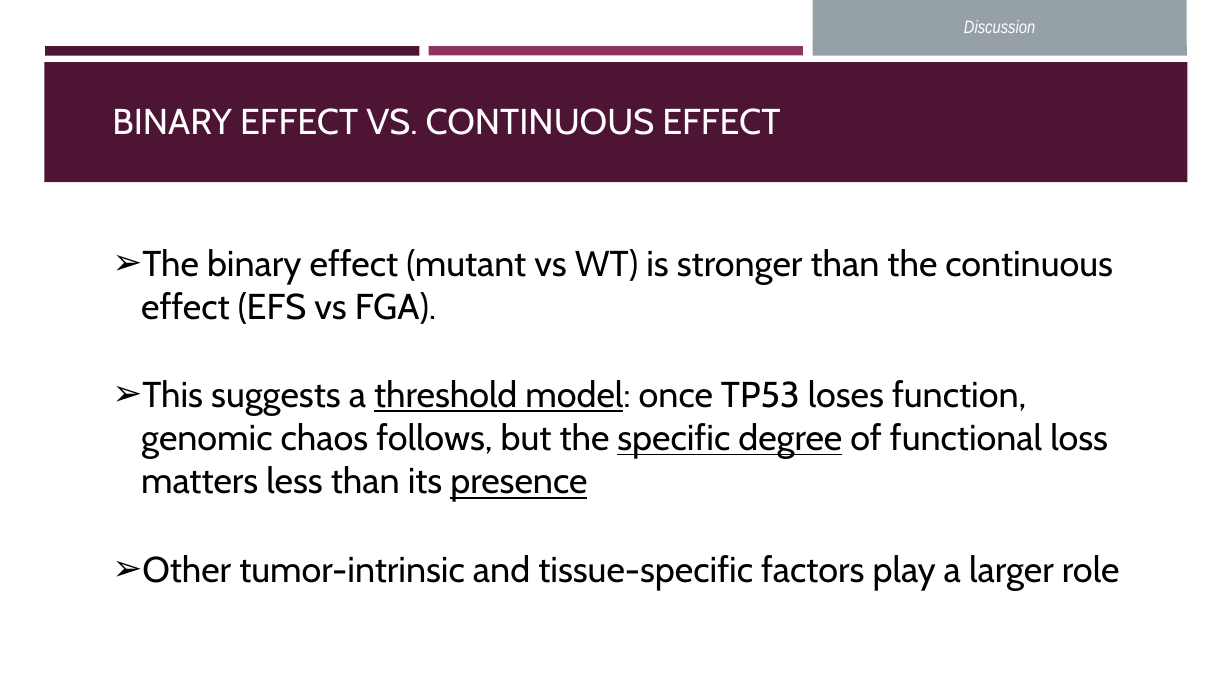
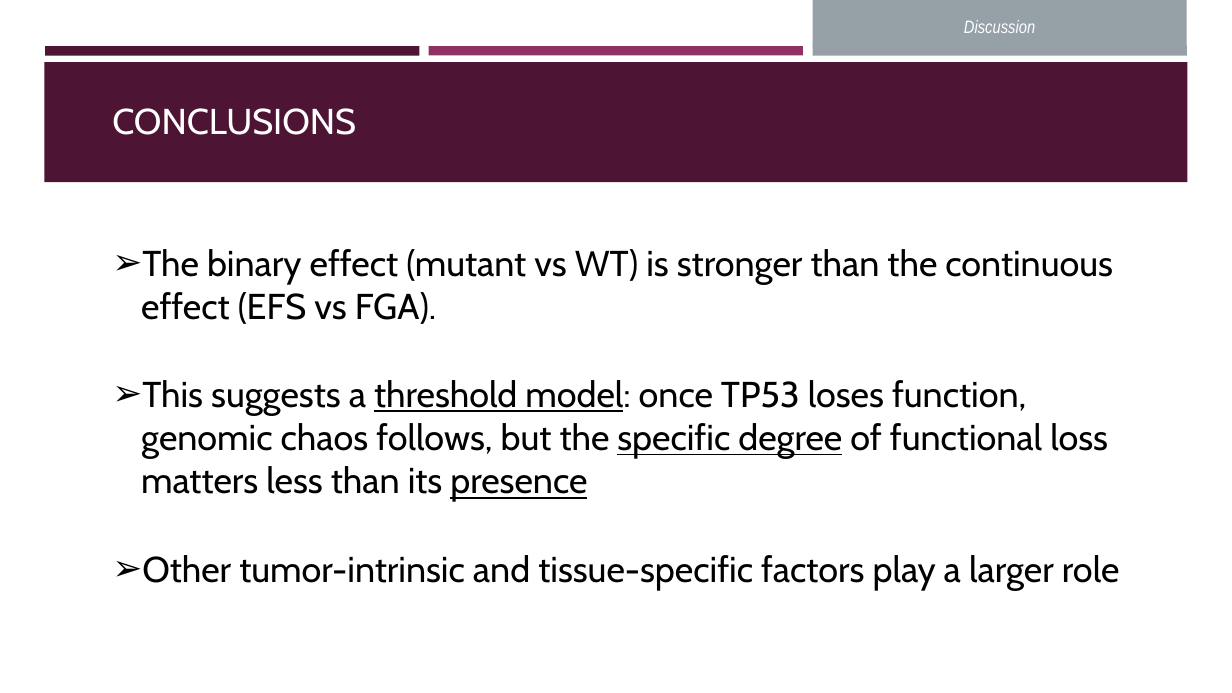
Before and after one commit to OrnitB/cancer_bioinformatics, a slide deck: slide 18 of project/project_background/Final Project Presentation - Ornit - Cancer Bioinfo March 2026.pptx. Drawn at 1232x693 pixels with LibreOffice and Linux fonts; fonts in the diff are those of the drawing. Boxes give left, top, right and bottom in pixels: in the first picture for what was removed or moved away, otherwise in the second. Text is boxed around its words. In the diff, an @@ line names an element or a change of style, - is before the commit and + after.

```diff
--- a/project/project_background/Final Project Presentation - Ornit - Cancer Bioinfo March 2026.pptx
+++ b/project/project_background/Final Project Presentation - Ornit - Cancer Bioinfo March 2026.pptx
@@ text at (112, 108, 356, 135): text changed @@
-BINARY EFFECT VS. CONTINUOUS EFFECT
+CONCLUSIONS
```
Also in this commit, not shown: 14 other slides changed, 5 other files.
